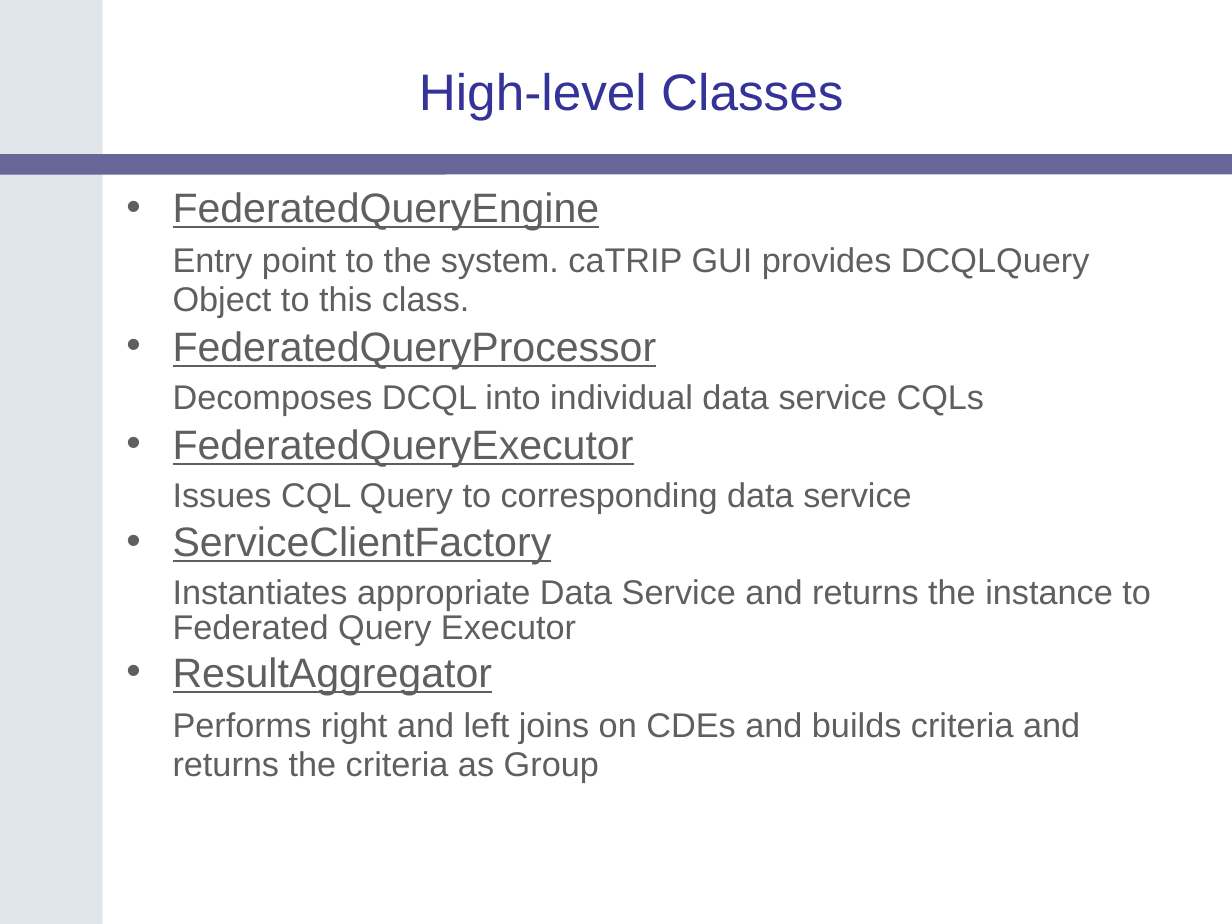
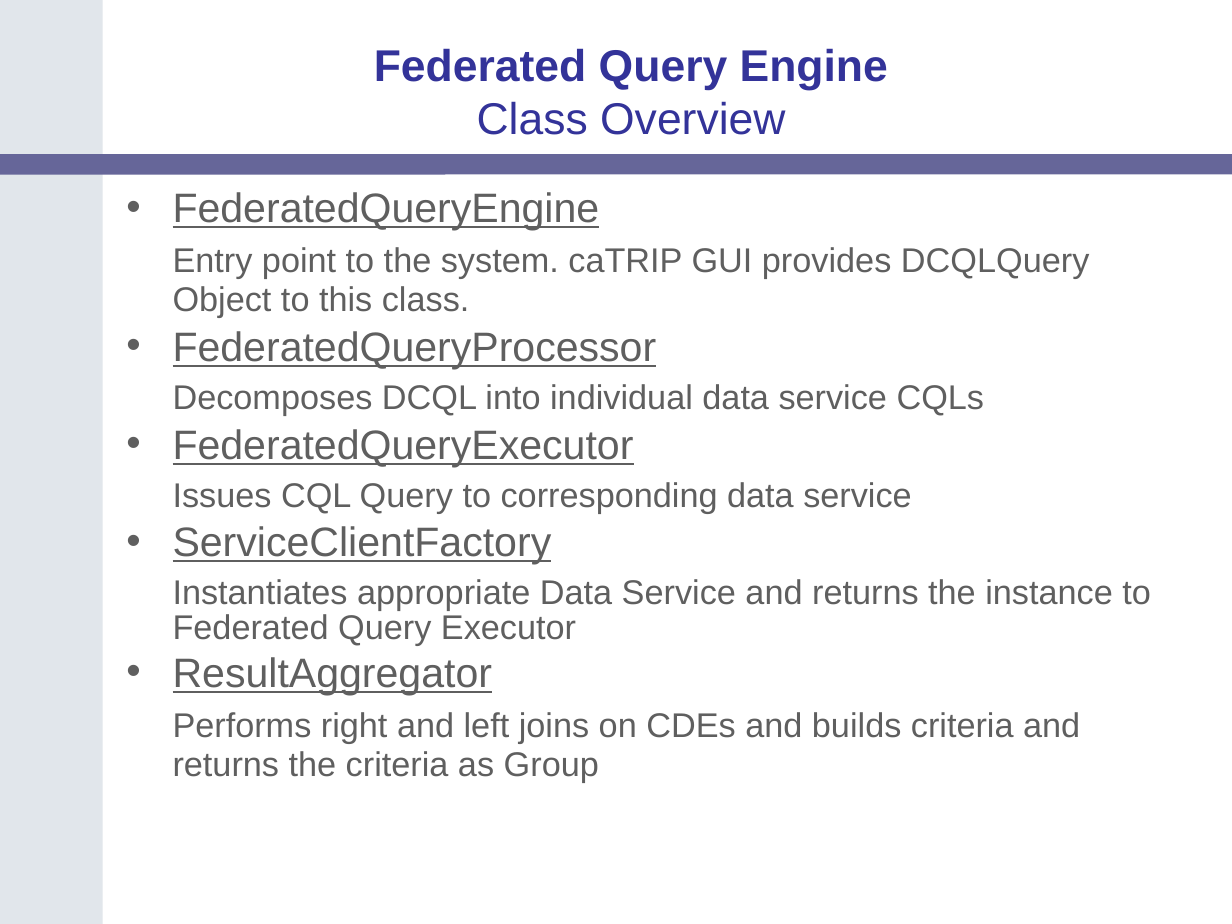
Before and after one commit to NCIP/catrip, a slide deck: slide 30 of catrip/documentation/presentations/catrip_beta_demo_2006_11_01/catrip_demo_2006_11_01.ppt (slide 16 before the commit). Drawn at 1232x924 pixels with LibreOffice and Linux fonts; fonts in the diff are those of the drawing; background and template pictures are left out. Boxes give left, top, right and bottom in pixels: in the first picture for what was removed or moved away, otherwise in the second. Text is boxed around its words. In the diff, an @@ line names an element or a change of style, - is before the commit and + after.

```diff
--- a/catrip/documentation/presentations/catrip_beta_demo_2006_11_01/catrip_demo_2006_11_01.ppt
+++ b/catrip/documentation/presentations/catrip_beta_demo_2006_11_01/catrip_demo_2006_11_01.ppt
@@ title at bbox=[374, 48, 888, 135]: text changed; size 30 to 26 pt; bold on @@
-High-level Classes
+Federated Query Engine
+Class Overview
```
Also in this commit, not shown: 15 other slides changed, 12 slides added, 2 slides removed.
